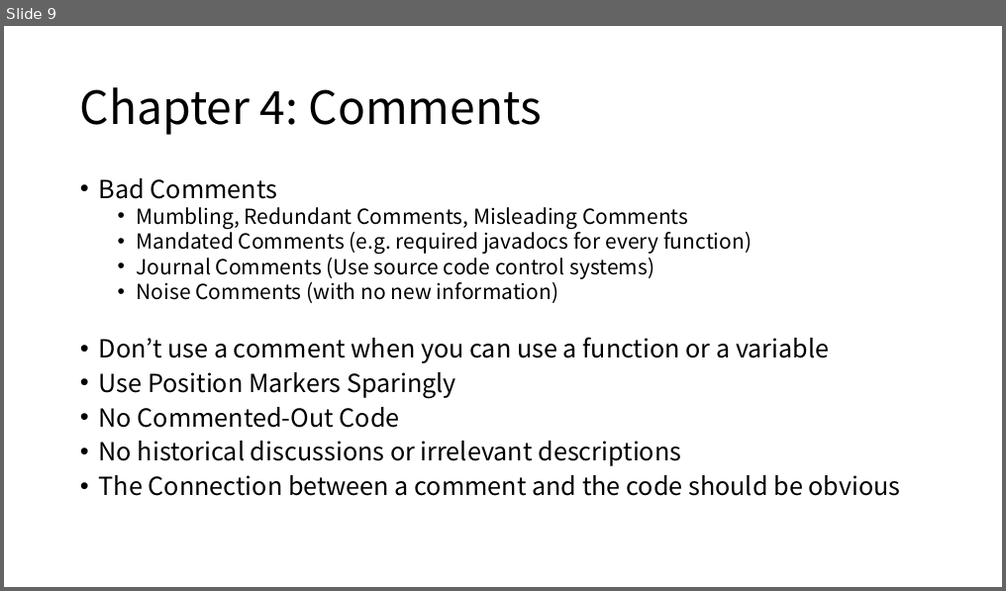
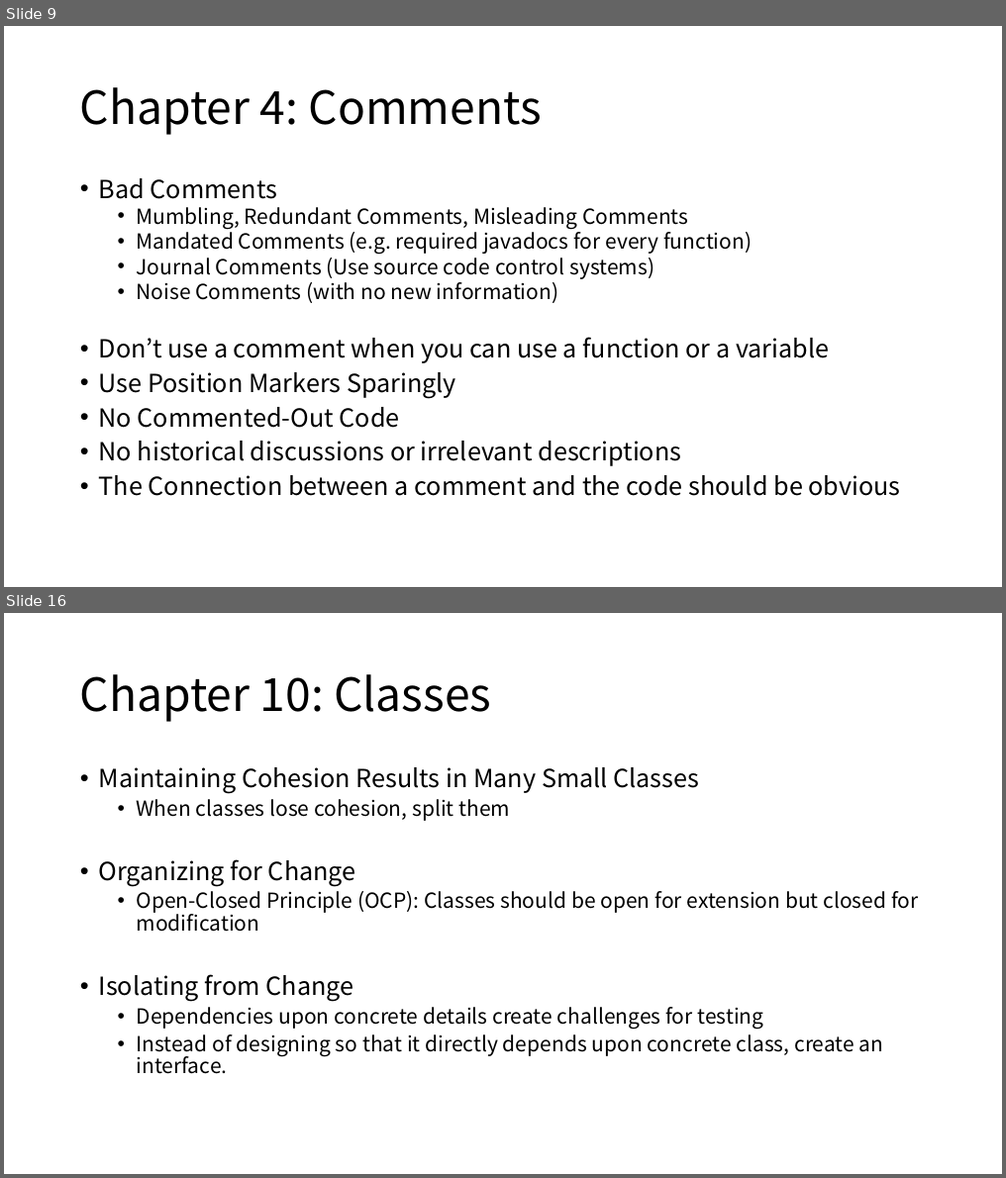
Before and after one commit to Eyebrowmoon/CS490, a slide deck: cleanCode1.pptx. Shown one above the other, each under a label of ours: slide 9 before the commit, slides 9 and 16 after it; the slides between them are not shown. The pictures are 1006x591 and 1006x1178 pixels, drawn with LibreOffice and Linux fonts; fonts in the diff are those of the drawing. Boxes give left, top, right and bottom in pixels: in the first picture for what was removed or moved away, otherwise in the second. Text is boxed around its words. In the diff, an @@ line names an element or a change of style, - is before the commit and + after.

Commit message:
Clean Code Chapter 7, 9, 10 Done

```diff
--- a/cleanCode1.pptx
+++ b/cleanCode1.pptx
@@ slide 16 added at box(4, 613, 1002, 1174), background #FFFFFF @@
@@ title added at box(80, 674, 491, 722), 44 pt, text #000000 @@
+Chapter 10: Classes
@@ text added at box(99, 767, 919, 1074), 20 pt, text #000000 @@
+• Maintaining Cohesion Results in Many Small Classes
+  • When classes lose cohesion, split them
+• Organizing for Change
+  • Open-Closed Principle (OCP): Classes should be open for extension but closed for modification
+• Isolating from Change
+  • Dependencies upon concrete details create challenges for testing
+  • Instead of designing so that it directly depends upon concrete class, create an interface.
```
Also in this commit, not shown: 4 slides changed, 3 other slides added.
